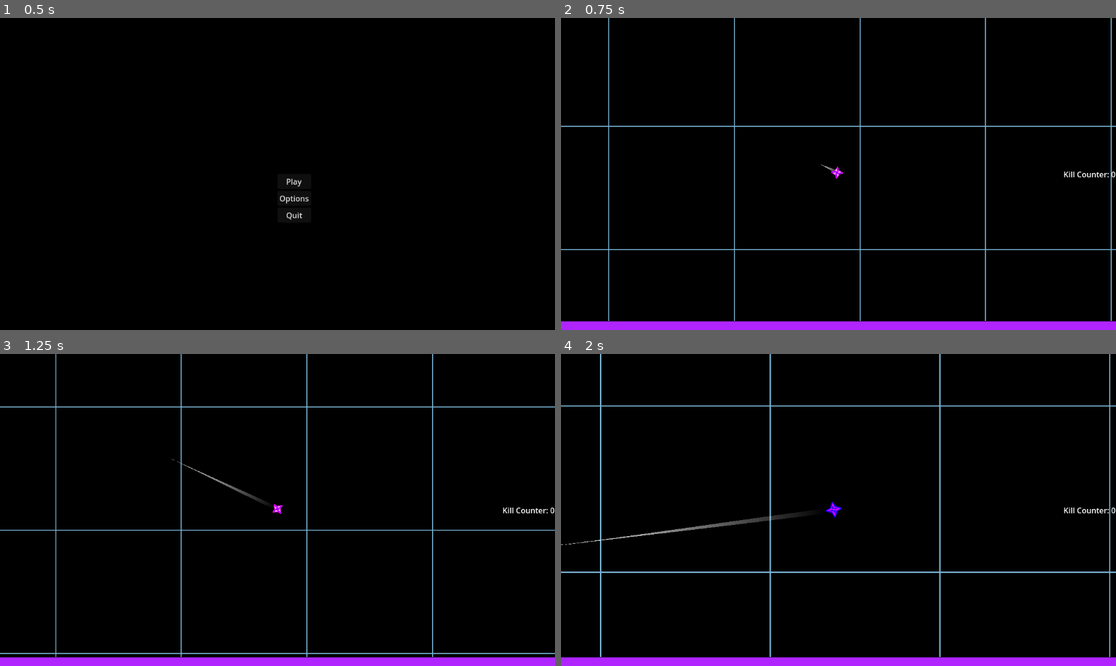
Above: before the commit, frames 1-4 (two rows, left to right).
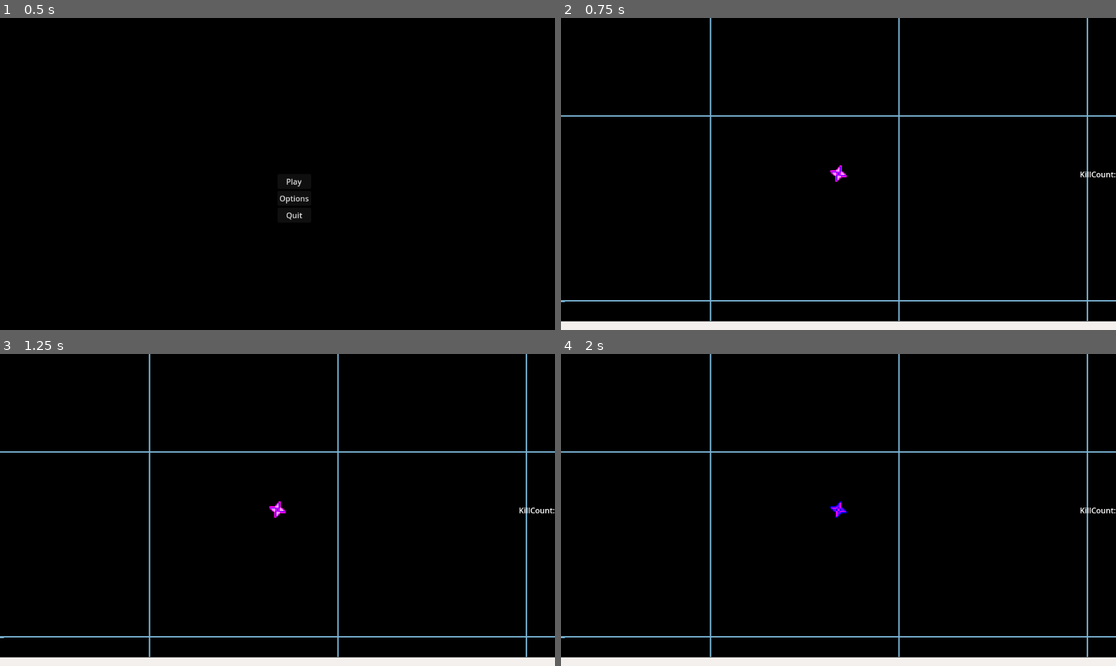
Above: after the commit, the same moments.

Repository: HazarBakir/void_blade
Game: Godot game, scene res://Scenes/main_menu.tscn
Two runs of this game, one before a commit and one after it. Both use one fixed random seed, a clock stepped at 60 frames per second and the inputs below. The engine's default icon, where the game draws it, is replaced by a stand-in: a white triangle on a blue panel in a dark square.
Inputs (mouse positions are in pixels of both pictures, inside the frame that each line leads up to):
- Up to frame 1 (0.5 s): no input
- Up to frame 2 (0.75 s): click "Play" at 0.5 s
- Up to frame 3 (1.25 s): no input
- Up to frame 4 (2 s): move the mouse to (960, 494) at 1.27 s; press the mouse at (960, 494) at 1.28 s

Frame 1 is identical in both runs. In frame 2, 7.1% of the frame differs, in the area x 0-100%, y 0-100%; in frame 3, 7.4%; in frame 4, 7.9%.
Error after the commit: Parse Error: Too few arguments for "emit_particle()" call. Expected at least 3 but received 2. (res://Scripts/Player/Player.gd:37)

Commit message:
feat: add rotation parameter
on emit_particle

Diff:
--- a/Scripts/enemy/bullet.gd
+++ b/Scripts/enemy/bullet.gd
@@ -50,7 +50,7 @@
 func _destroy_projectile() -> void:
 	if not animated_sprite == null:
 		follow_target = false
-		particle_manager.emit_particle("bullet", global_position)
+		particle_manager.emit_particle("bullet", global_position, global_rotation)
 		queue_free()
 
 func _on_bullet_destroy_timer_timeout() -> void:
--- a/Scripts/particle_manager.gd
+++ b/Scripts/particle_manager.gd
@@ -12,7 +12,7 @@
 func register_particle(particle_name: String, scene_path: String):
 	particle_scenes[particle_name] = scene_path
 
-func emit_particle(particle_name: String, position: Vector2, duration: float = 0.0):
+func emit_particle(particle_name: String, position: Vector2, rotation: float, duration: float = 0.0):
 	if not particle_scenes.has(particle_name):
 		return null
 
@@ -22,6 +22,7 @@
 	get_tree().current_scene.add_child(particle_instance)
 
 	particle_instance.global_position = position
+	particle_instance.global_rotation = rotation
 
 	particle_instance.emitting = true
 
--- a/scenes/player.tscn
+++ b/scenes/player.tscn
@@ -96,7 +96,7 @@
 colors = PackedColorArray(1, 1, 1, 1, 1, 1, 1, 0.815686, 1, 1, 1, 0.356863, 1, 1, 1, 0)
 
 [sub_resource type="StyleBoxFlat" id="StyleBoxFlat_3smsa"]
-bg_color = Color(0.686275, 0.141176, 1, 1)
+bg_color = Color(0.95202, 0.940507, 0.93369, 1)
 
 [node name="player" type="CharacterBody2D"]
 scale = Vector2(1.9, 1.9)
@@ -124,6 +124,11 @@
 
 [node name="Camera2D" type="Camera2D" parent="."]
 zoom = Vector2(1.5, 1.5)
+limit_left = -2333
+limit_top = -2020
+limit_right = 2490
+limit_bottom = 1530
+limit_smoothed = true
 drag_left_margin = 0.1
 drag_top_margin = 0.1
 drag_right_margin = 0.1
